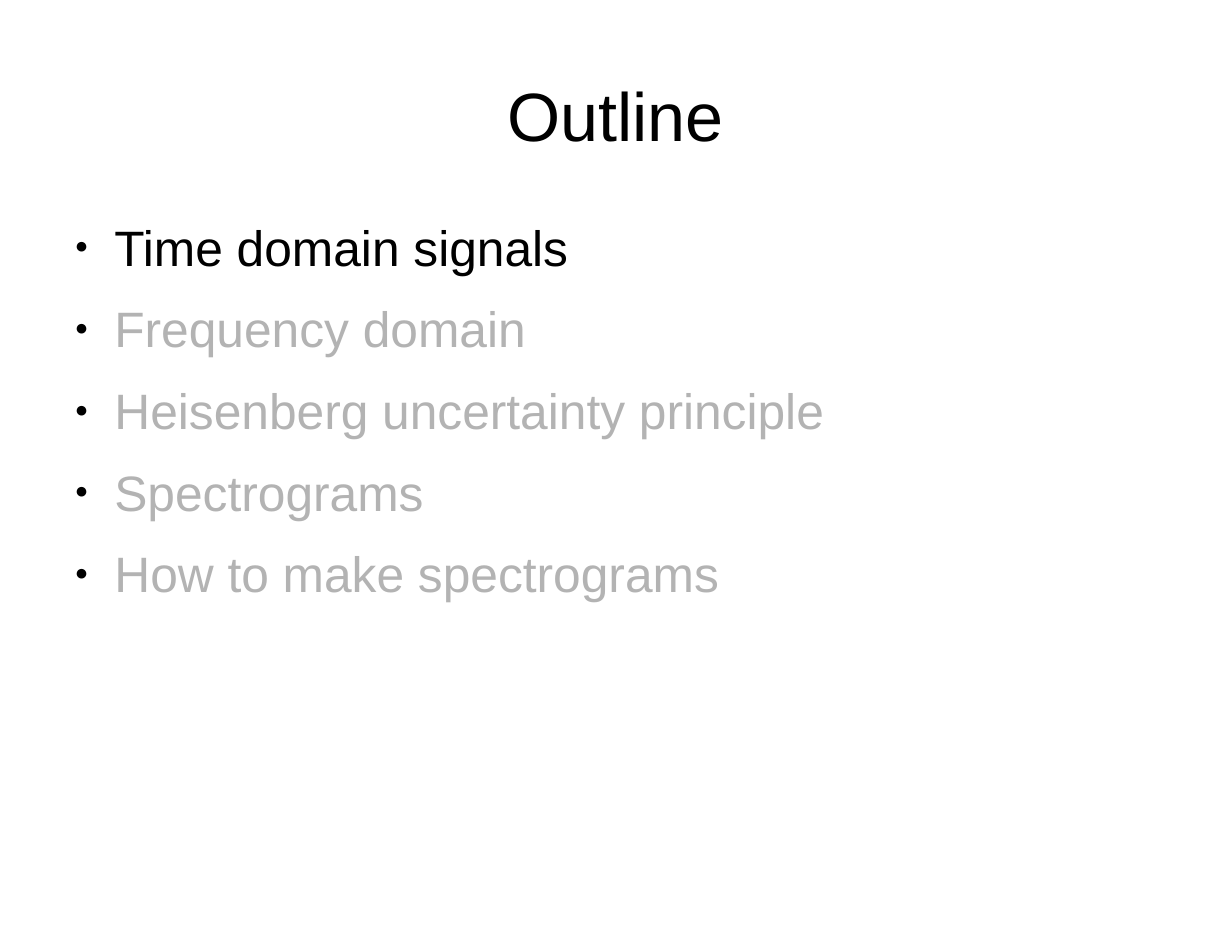
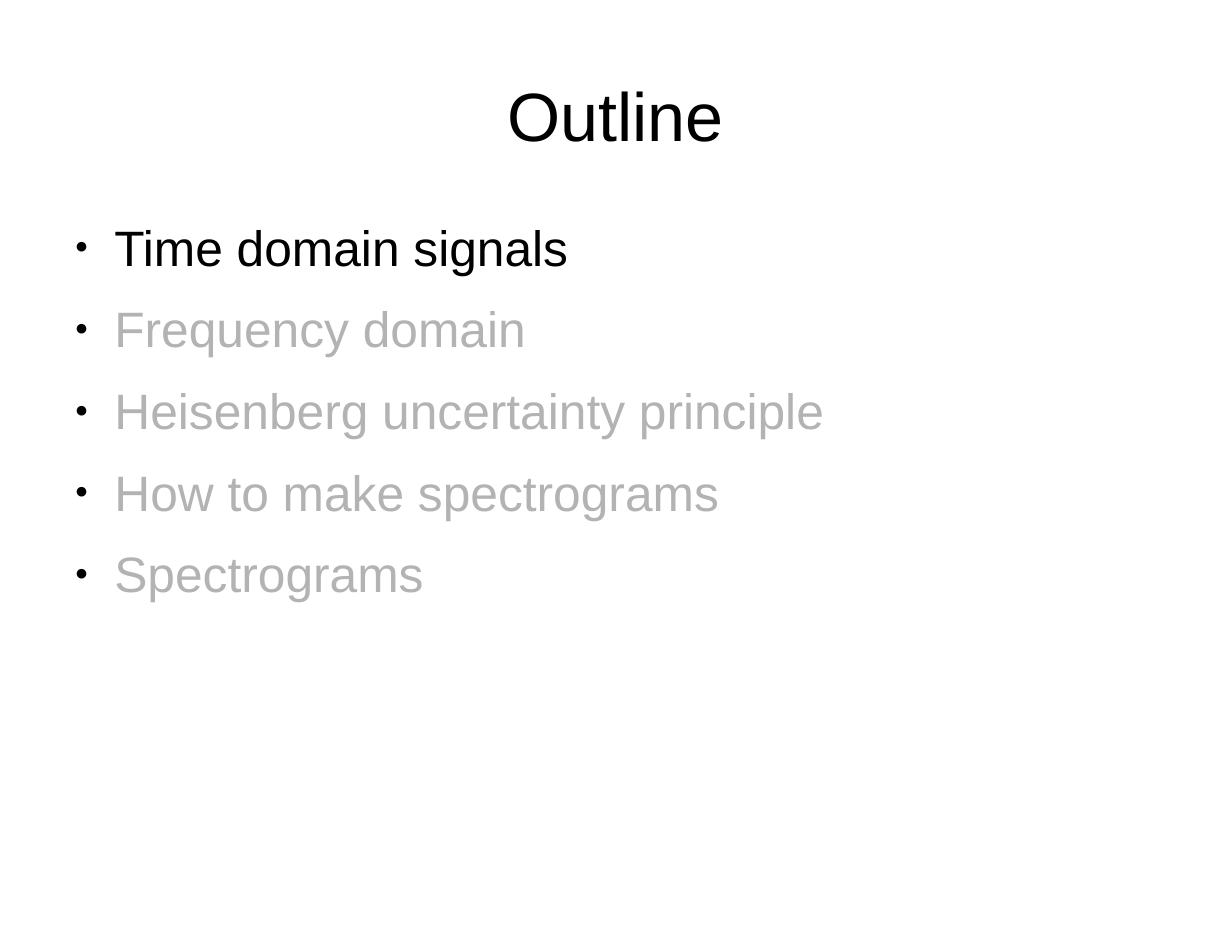
Before and after one commit to weegreenblobbie/sd_audio_hackers, a slide deck: slide 3 of spectrograms_explained/presentation_spectrograms_explained.odp. Drawn at 1232x925 pixels with LibreOffice and Linux fonts; fonts in the diff are those of the drawing. Boxes give left, top, right and bottom in pixels: in the first picture for what was removed or moved away, otherwise in the second. Text is boxed around its words. In the diff, an @@ line names an element or a change of style, - is before the commit and + after.

```diff
--- a/spectrograms_explained/presentation_spectrograms_explained.odp
+++ b/spectrograms_explained/presentation_spectrograms_explained.odp
@@ text at (x1=114, y1=475, x2=719, y2=520): paragraph added @@
+● How to make spectrograms
@@ text at (x1=114, y1=556, x2=719, y2=602): paragraph removed @@
-● How to make spectrograms
```
Also in this commit, not shown: 2 other slides changed, 10 slides added, 1 other file.
